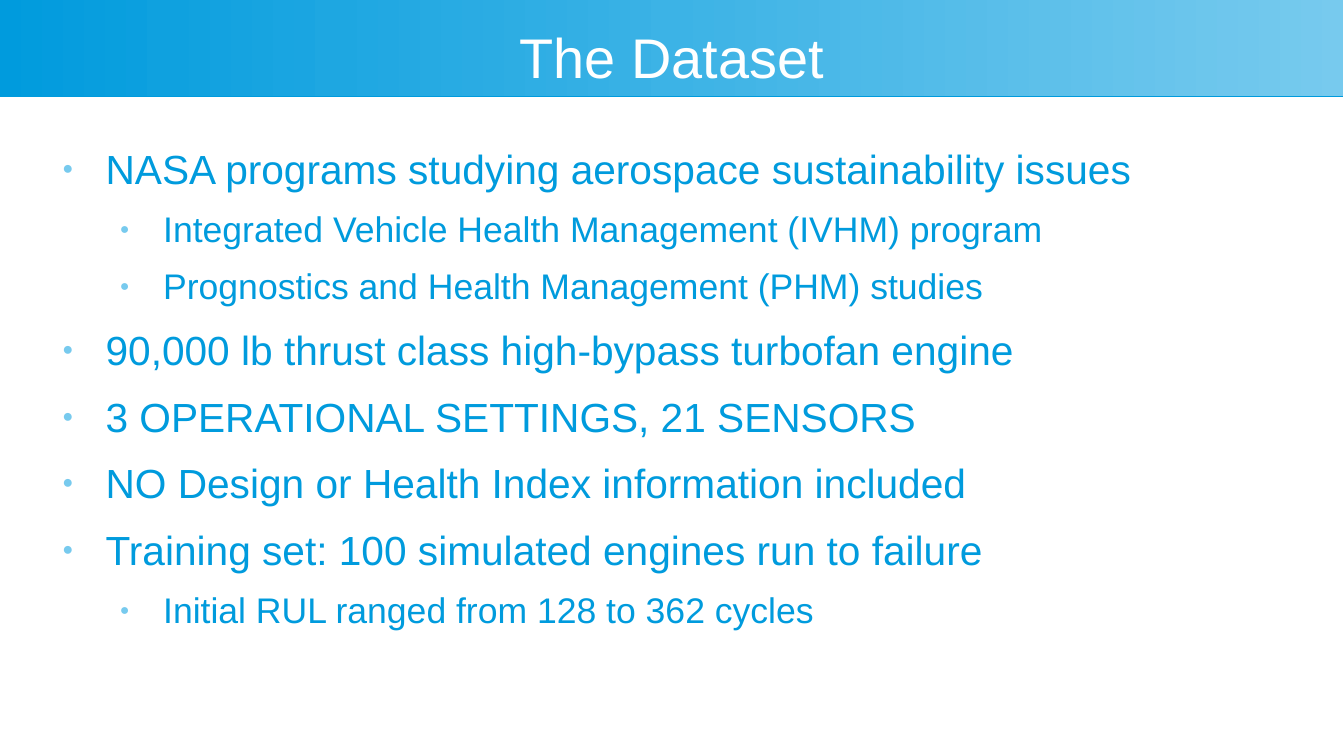
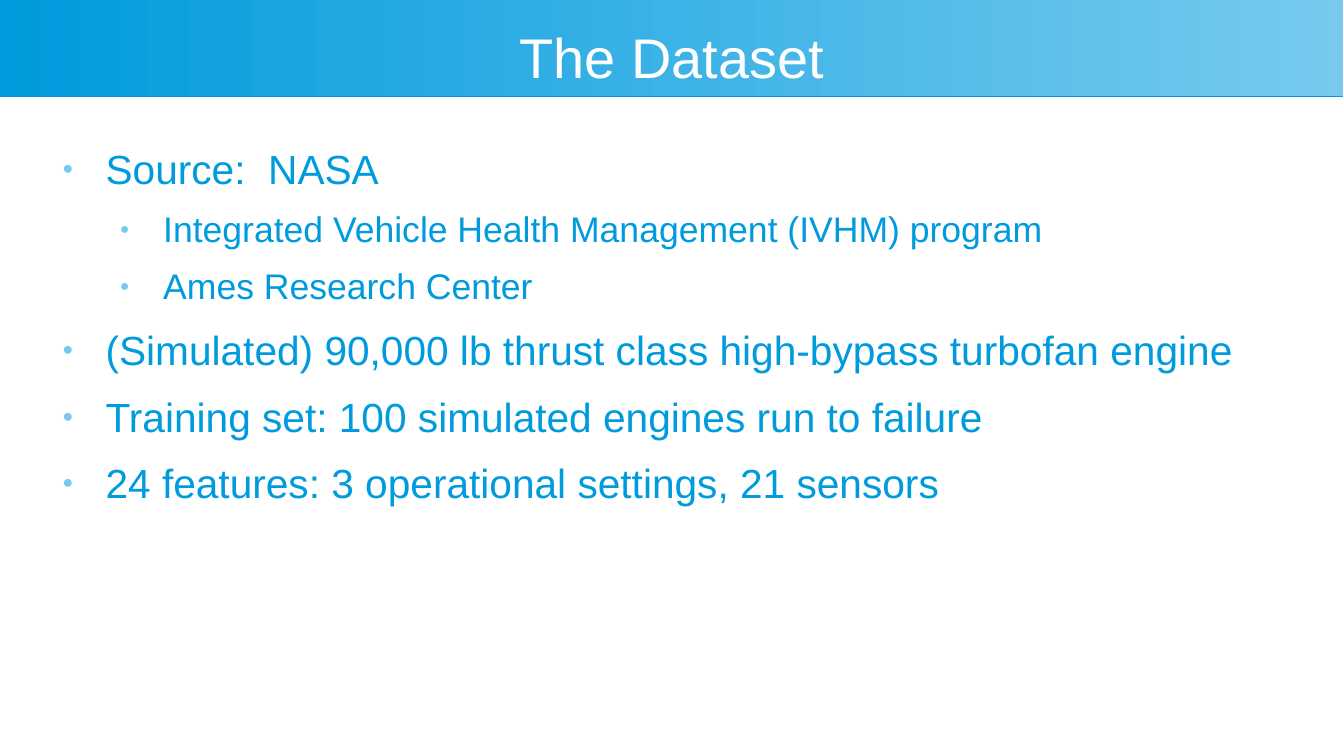
Before and after one commit to arcweld/DSI_Capstone_2, a slide deck: slide 5 of presentation/Weld_Capstone2.odp (slide 8 before the commit). Drawn at 1344x756 pixels with LibreOffice and Linux fonts; fonts in the diff are those of the drawing. Boxes give left, top, right and bottom in pixels: in the first picture for what was removed or moved away, otherwise in the second. Text is boxed around its words. In the diff, an @@ line names an element or a change of style, - is before the commit and + after.

```diff
--- a/presentation/Weld_Capstone2.odp
+++ b/presentation/Weld_Capstone2.odp
@@ text at (106,155,379,185): text changed @@
-● NASA programs studying aerospace sustainability issues
+● Source: NASA
@@ text at (106,273,1232,373): text changed @@
-  ● Prognostics and Health Management (PHM) studies
-● 90,000 lb thrust class high-bypass turbofan engine
-● 3 OPERATIONAL SETTINGS, 21 SENSORS
-● NO Design or Health Index information included
+  ● Ames Research Center
+● (Simulated) 90,000 lb thrust class high-bypass turbofan engine
@@ text at (106,468,939,506): text changed; size 21 to 24 pt @@
-  ● Initial RUL ranged from 128 to 362 cycles
+● 24 features: 3 operational settings, 21 sensors
```
Also in this commit, not shown: 4 other slides changed, 10 slides added, 1 slide removed, 6 other files.
